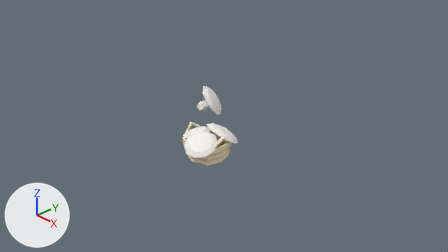
Two versions of the Blender file crops/crops/crops.blend, one commit apart.
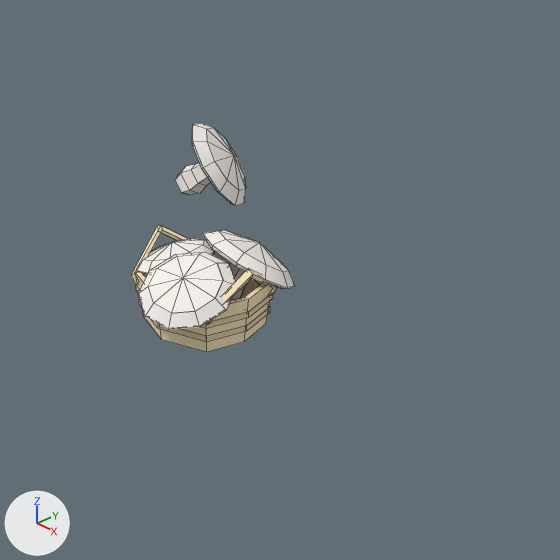
Old and new are each drawn from the file's camera 'Camera' and again close up on the part from 30% to 74% of the width and 17% to 94% of the height. The lights are fixed; the arrows at lower left show +X, +Y and +Z. The close-ups show mesh edges as thin lines.

The scene before the commit, as lines of its bpy script (objects in view):
```python
ob_basket = bpy.data.objects.new('basket', me_cube_005)
ob_basket.location = (0.0, 0.0, 0.0)
ob_portobello = bpy.data.objects.new('portobello', me_sphere)
ob_portobello.location = (-1.2, 1.2, 0.0)
ob_portobello_001 = bpy.data.objects.new('portobello.001', me_sphere_003)
ob_portobello_001.location = (0.0, 0.0, 0.0)
ob_portobello_002 = bpy.data.objects.new('portobello.002', me_sphere_004)
ob_portobello_002.location = (0.0, 0.0, 0.0)
ob_portobello_003 = bpy.data.objects.new('portobello.003', me_sphere_005)
ob_portobello_003.location = (0.0, 0.0, 0.0)
```
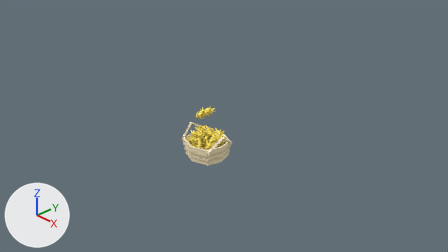
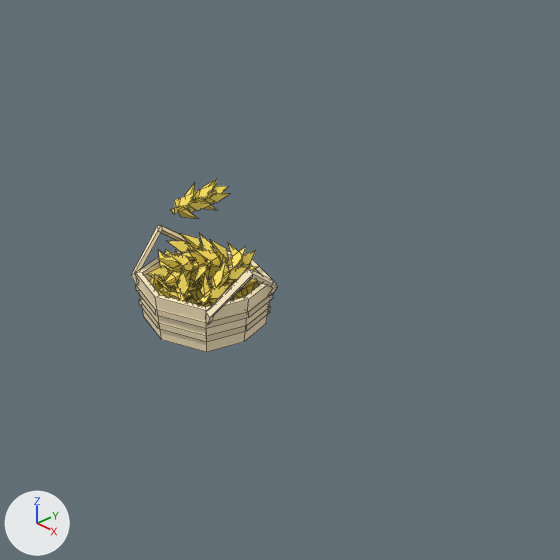
Changed parts and their boxes (x1, y1, x2, y2) in the close-ups (560 x 560 px):
```json
{"object": "portobello.003", "change": "hidden", "before": [138, 252, 235, 329]}
{"object": "wheat.003", "change": "added", "after": [146, 233, 259, 306], "on screen": "yellow"}
{"object": "portobello", "change": "hidden", "before": [175, 123, 246, 206]}
{"object": "portobello.001", "change": "hidden", "before": [203, 230, 295, 301]}
{"object": "wheat", "change": "added", "after": [171, 178, 230, 219], "on screen": "yellow"}
{"object": "portobello.002", "change": "hidden", "before": [138, 239, 215, 274]}
{"object": "wheat.002", "change": "added", "after": [150, 259, 257, 307], "on screen": "yellow"}
{"object": "wheat.001", "change": "added", "after": [190, 260, 246, 305]}
```

Scene script edits in JSON lines:
```json
{"op": "add", "block": "mat_wheatgold", "code": ["mat_wheatgold = diffuse_material('wheatGold')", "mat_wheatgold.base_color = (0.984, 0.779, 0.141)  # yellow #fde469"]}
{"op": "add", "block": "me_circle_014", "code": ["me_circle_014 = bpy.data.meshes.new('Circle.014')", "me_circle_014.from_pydata(...)  # 71 vertices, 44 faces; spans x -0.173..0.148, y -0.308..0.405, z -0.056..0.217", "me_circle_014.materials.append(mat_wheatgold)  # yellow #fde469"]}
{"op": "add", "block": "me_circle_000", "code": ["me_circle_000 = bpy.data.meshes.new('Circle.000')", "me_circle_000.from_pydata(...)  # 284 vertices, 176 faces; spans x -0.451..0.415, y -0.387..0.409, z -0.317..0.11", "me_circle_000.materials.append(mat_wheatgold)  # yellow #fde469"]}
{"op": "add", "block": "me_circle_001", "code": ["me_circle_001 = bpy.data.meshes.new('Circle.001')", "me_circle_001.from_pydata(...)  # 284 vertices, 176 faces; spans x -0.422..0.423, y -0.405..0.421, z -0.317..0.11", "me_circle_001.materials.append(mat_wheatgold)  # yellow #fde469"]}
{"op": "add", "block": "me_circle_002", "code": ["me_circle_002 = bpy.data.meshes.new('Circle.002')", "me_circle_002.from_pydata(...)  # 284 vertices, 176 faces; spans x -0.501..0.406, y -0.477..0.428, z -0.198..0.198", "me_circle_002.materials.append(mat_wheatgold)  # yellow #fde469"]}
{"op": "add", "block": "ob_portobello_003", "code": "ob_portobello_003.hide_set(True)  # its collection is switched off"}
{"op": "add", "block": "ob_portobello_002", "code": "ob_portobello_002.hide_set(True)  # its collection is switched off"}
{"op": "add", "block": "ob_portobello_001", "code": "ob_portobello_001.hide_set(True)  # its collection is switched off"}
{"op": "add", "block": "ob_portobello", "code": "ob_portobello.hide_set(True)  # its collection is switched off"}
{"op": "add", "block": "ob_wheat", "code": ["ob_wheat = bpy.data.objects.new('wheat', me_circle_014)", "ob_wheat.location = (-1.1, 0.9, 0.0)", "_m = ob_wheat.modifiers.new('EdgeSplit', 'EDGE_SPLIT')", "_m.use_edge_angle = False"]}
{"op": "add", "block": "ob_wheat_001", "code": ["ob_wheat_001 = bpy.data.objects.new('wheat.001', me_circle_000)", "ob_wheat_001.location = (0.0, 0.0, 0.0)", "_m = ob_wheat_001.modifiers.new('EdgeSplit', 'EDGE_SPLIT')", "_m.use_edge_angle = False"]}
{"op": "add", "block": "ob_wheat_002", "code": ["ob_wheat_002 = bpy.data.objects.new('wheat.002', me_circle_001)", "ob_wheat_002.location = (0.0, 0.0, 0.14)", "_m = ob_wheat_002.modifiers.new('EdgeSplit', 'EDGE_SPLIT')", "_m.use_edge_angle = False"]}
{"op": "add", "block": "ob_wheat_003", "code": ["ob_wheat_003 = bpy.data.objects.new('wheat.003', me_circle_002)", "ob_wheat_003.location = (0.0, 0.0, 0.14)", "_m = ob_wheat_003.modifiers.new('EdgeSplit', 'EDGE_SPLIT')", "_m.use_edge_angle = False"]}
```
